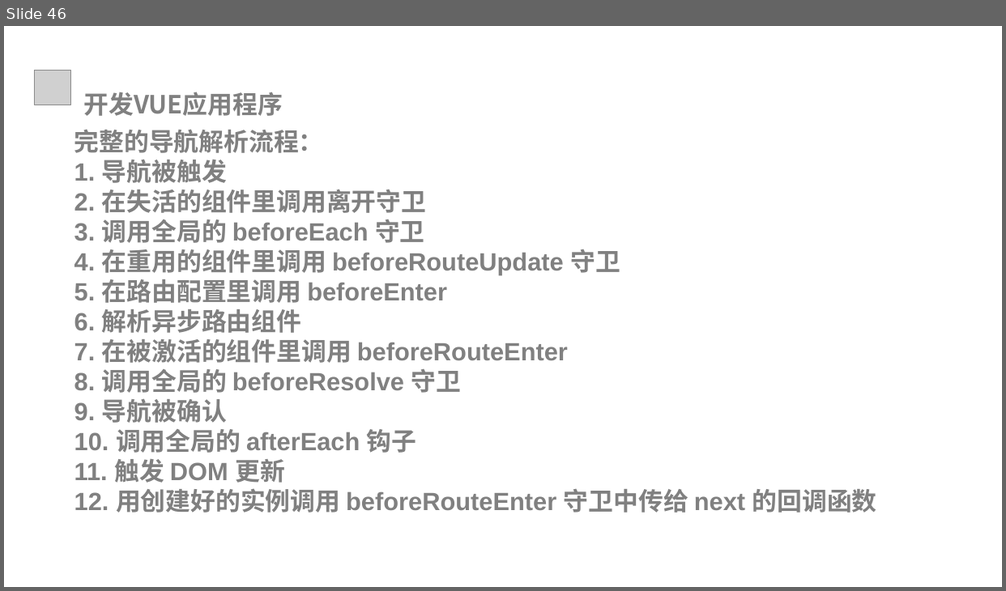
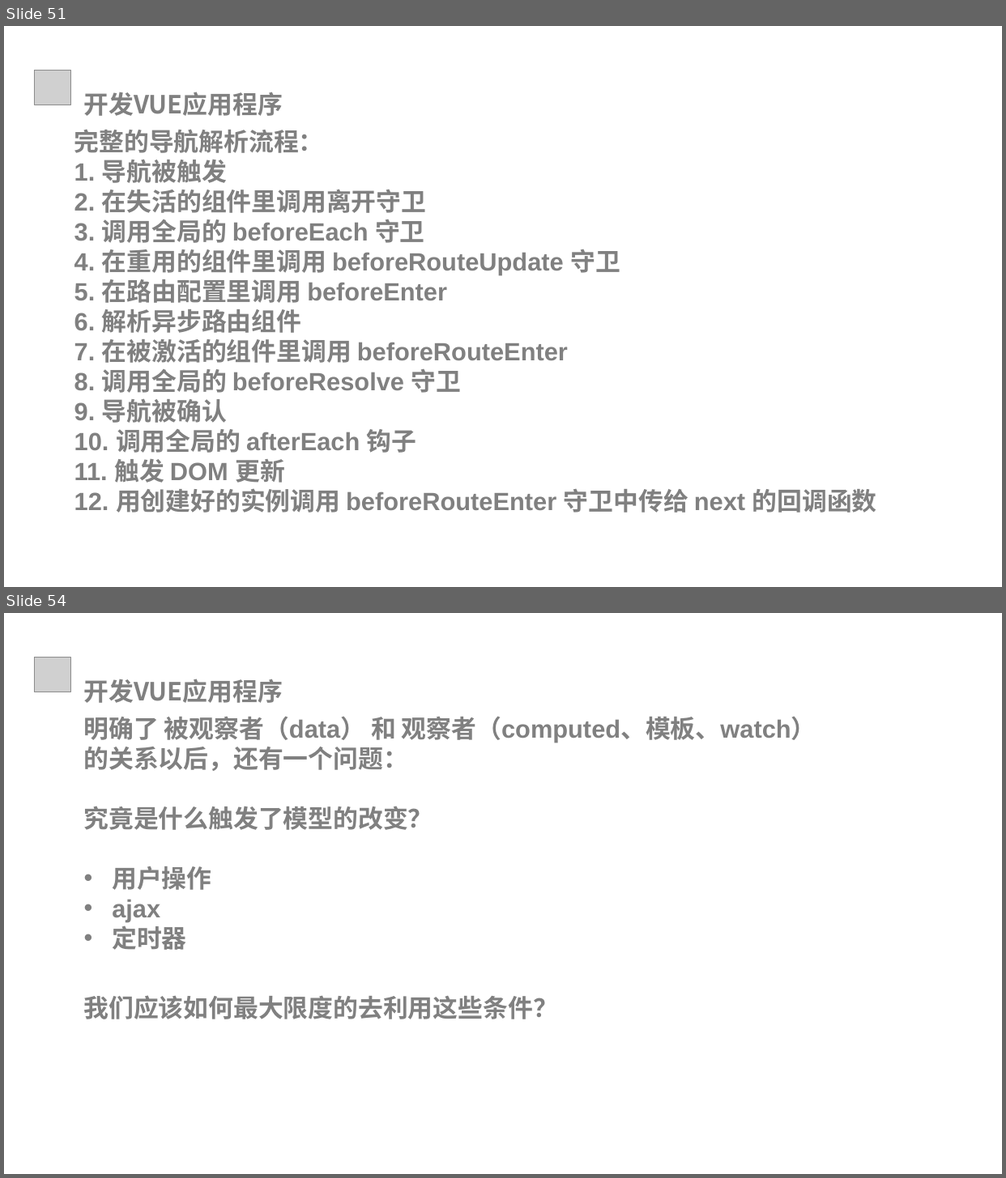
Before and after one commit to xiaozs/ppt, a slide deck: 3.开发VUE应用程序.pptx. Shown one above the other, each under a label of ours: slide 46 before the commit, slides 51 and 54 after it; the slides between them are not shown. The pictures are 1006x591 and 1006x1178 pixels, drawn with LibreOffice and Linux fonts; fonts in the diff are those of the drawing; grey boxes stand for pictures; background and template pictures are left out. Boxes give left, top, right and bottom in pixels: in the first picture for what was removed or moved away, otherwise in the second. Text is boxed around its words. In the diff, an @@ line names an element or a change of style, - is before the commit and + after.

```diff
--- a/3.开发VUE应用程序.pptx
+++ b/3.开发VUE应用程序.pptx
@@ slide 54 added at (4, 613, 1002, 1174), background #FFFFFF @@
@@ picture added at (34, 658, 70, 692) @@
@@ text added at (84, 679, 283, 703), 24 pt, text #808080, bold @@
+开发VUE应用程序
@@ text added at (84, 717, 816, 950), 24 pt, text #808080, bold @@
+明确了 被观察者（data） 和 观察者（computed、模板、watch）
+的关系以后，还有一个问题：
+究竟是什么触发了模型的改变？
+• 用户操作
+• ajax
+• 定时器
@@ text added at (84, 995, 558, 1020), 24 pt, text #808080, bold @@
+我们应该如何最大限度的去利用这些条件？
@@ what was slide 46 is now slide 51 @@
```
Also in this commit, not shown: 1 slide changed, 12 other slides added, 6 other files.
